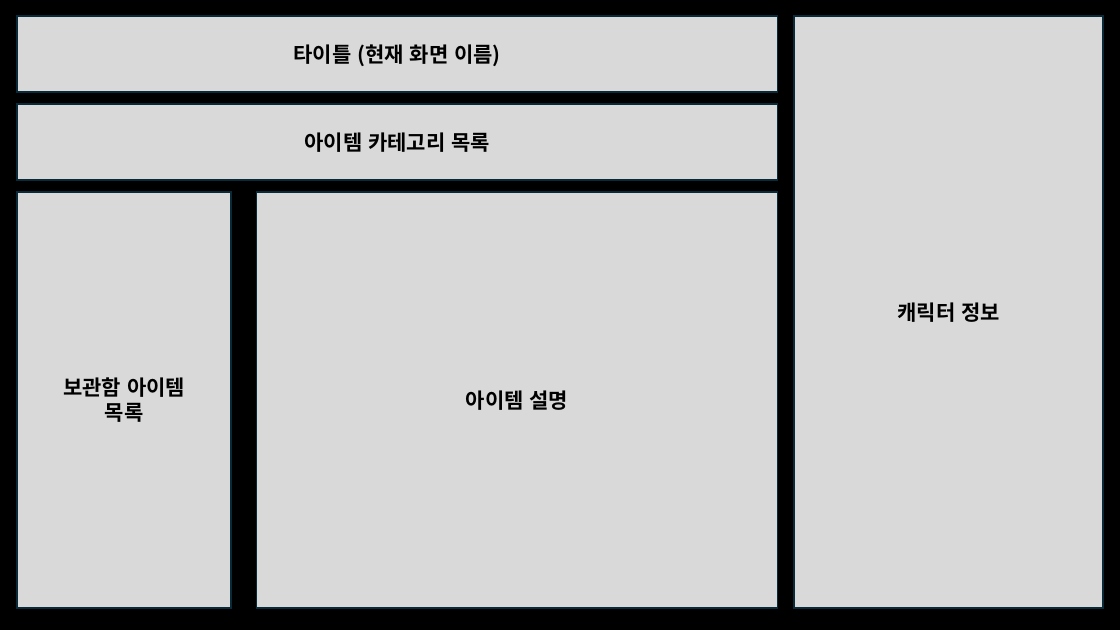
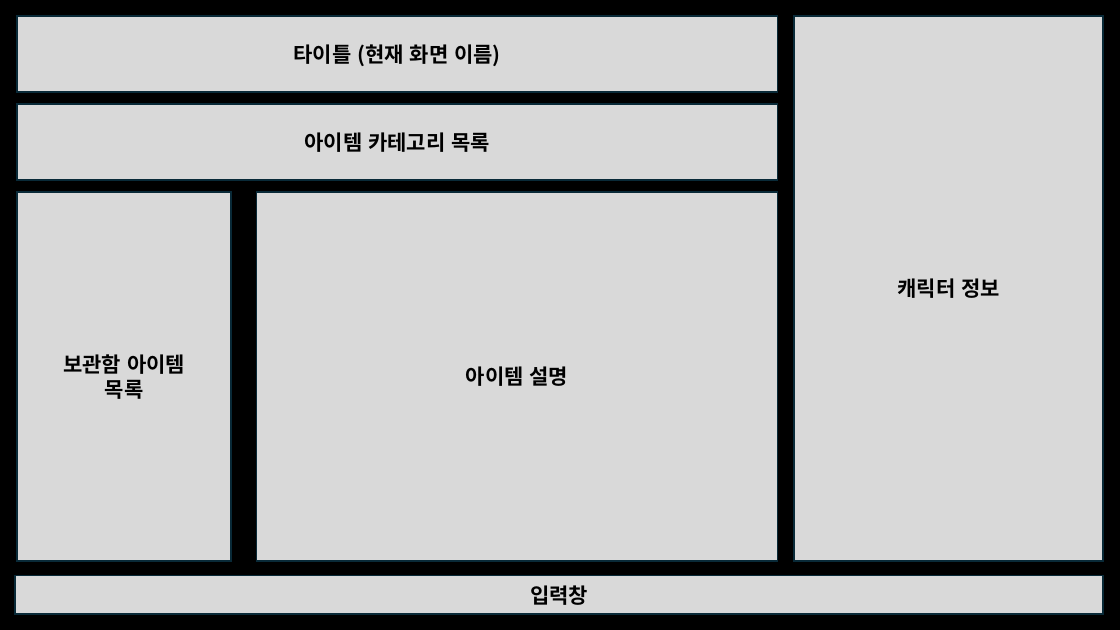
Before and after one commit to lsu0503/TextRPG_TeamProject2nd, a slide deck: slide 6 of Documents/TextRPG_와이어프레임.pptx. Drawn at 1120x630 pixels with LibreOffice and Linux fonts; fonts in the diff are those of the drawing. Boxes give left, top, right and bottom in pixels: in the first picture for what was removed or moved away, otherwise in the second. Text is boxed around its words. In the diff, an @@ line names an element or a change of style, - is before the commit and + after.

```diff
--- a/Documents/TextRPG_와이어프레임.pptx
+++ b/Documents/TextRPG_와이어프레임.pptx
@@ rectangle "캐릭터 정보": place and size @@
-rectangle "캐릭터 정보" at (795,16,1104,608)
+rectangle "캐릭터 정보" at (795,16,1104,561)
@@ rectangle "보관함 아이템": place and size @@
-rectangle "보관함 아이템" at (17,192,231,607)
+rectangle "보관함 아이템" at (17,192,231,560)
@@ rectangle "아이템 설명": place and size @@
-rectangle "아이템 설명" at (256,192,777,607)
+rectangle "아이템 설명" at (256,192,777,560)
@@ rectangle added at (15,576,1103,614), fill #D9D9D9, outline #092A39 1.5 pt, 18 pt, text #000000, bold @@
+입력창
```
Also in this commit, not shown: 4 other slides changed, 5 slides removed, 1 other file.
